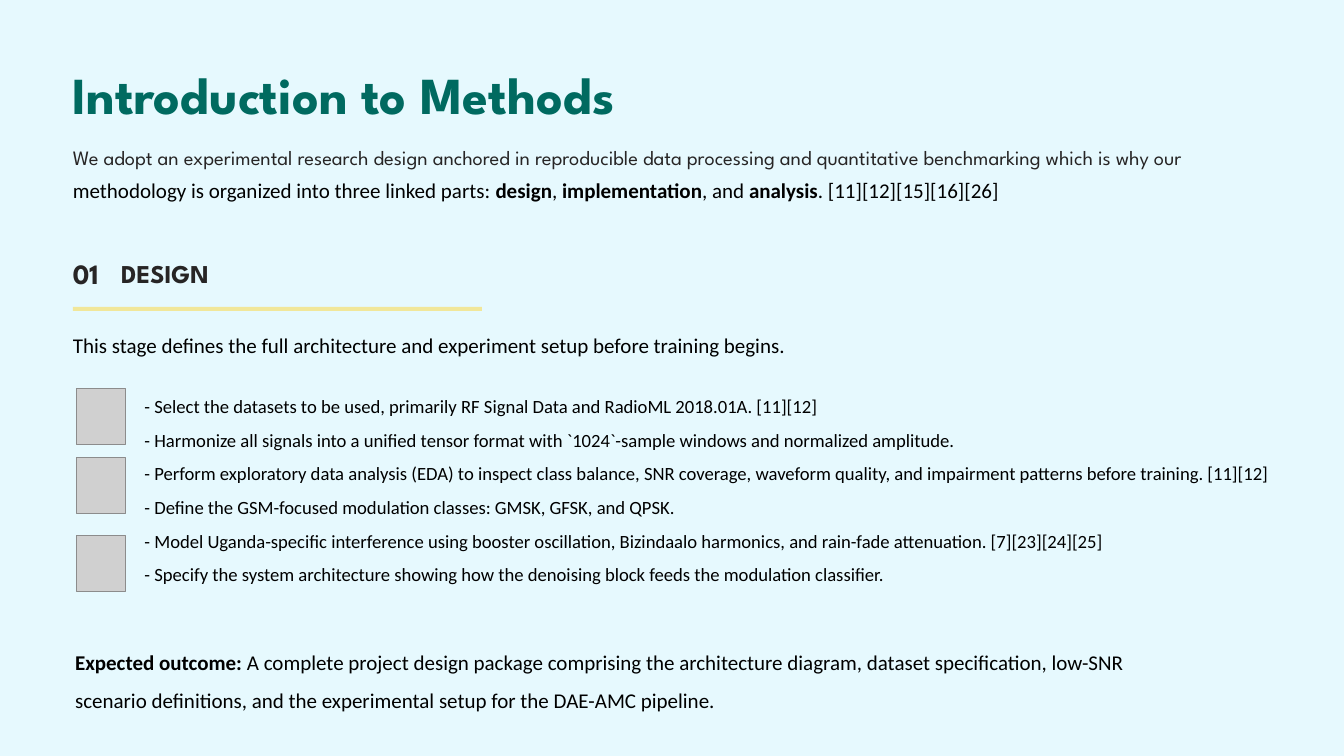
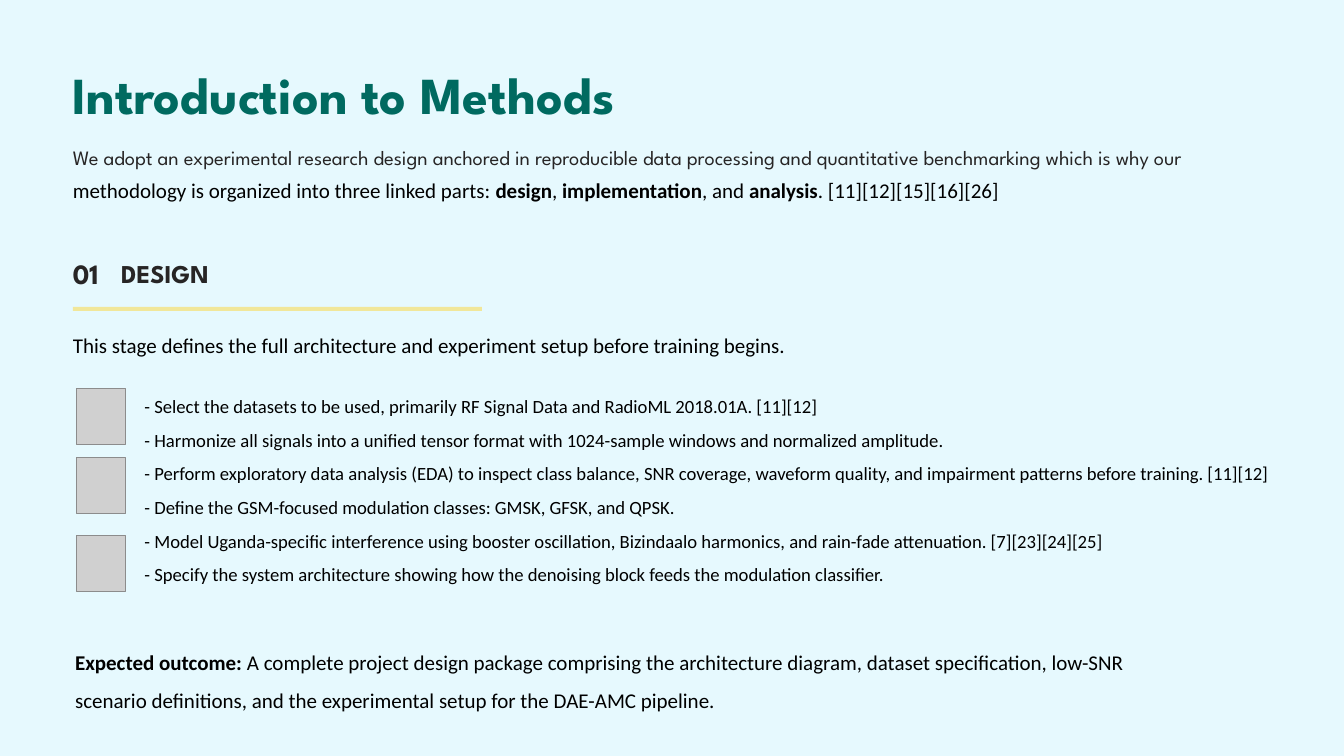
Before and after one commit to sharif-smj/Telecom-engineering-final-year-project, a slide deck: slide 17 of GSM Signal Denoising and Modulation Classification for Rural Uganda.pptx (slide 16 before the commit). Drawn at 1344x756 pixels with LibreOffice and Linux fonts; fonts in the diff are those of the drawing; grey boxes stand for pictures. Boxes give left, top, right and bottom in pixels: in the first picture for what was removed or moved away, otherwise in the second. Text is boxed around its words. In the diff, an @@ line names an element or a change of style, - is before the commit and + after.

```diff
--- a/GSM Signal Denoising and Modulation Classification for Rural Uganda.pptx
+++ b/GSM Signal Denoising and Modulation Classification for Rural Uganda.pptx
@@ text at <box>154,434,943,451</box>: text changed @@
-- Harmonize all signals into a unified tensor format with `1024`-sample windows and normalized amplitude.
+- Harmonize all signals into a unified tensor format with 1024-sample windows and normalized amplitude.
```
Also in this commit, not shown: 14 other slides changed, 1 slide added, 2 other files.
